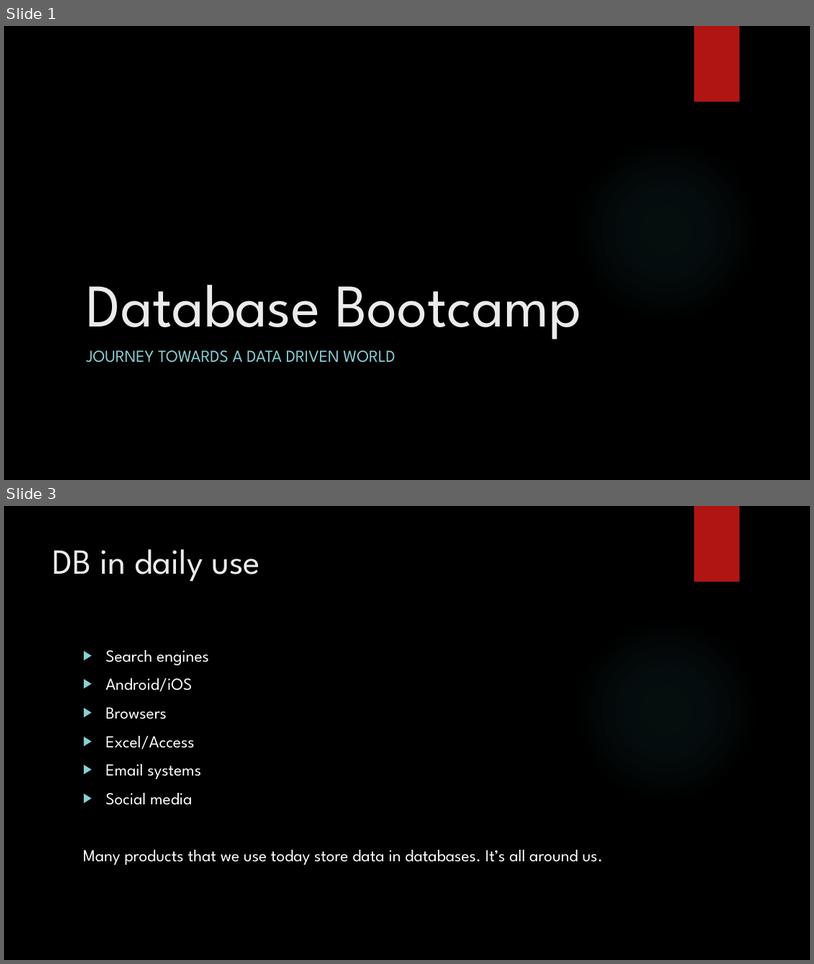
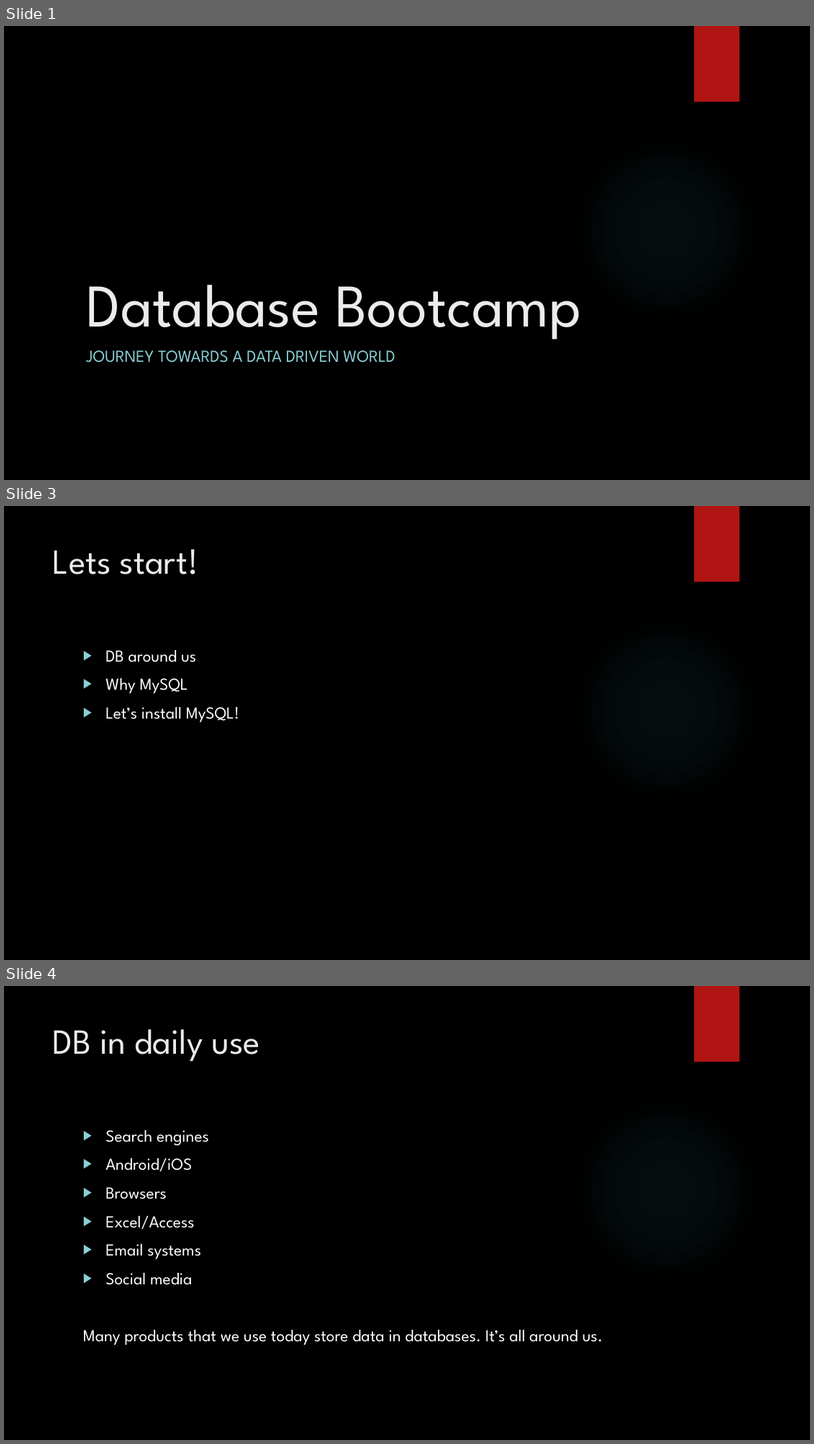
Before and after one commit to zedfoxus/database-bootcamp, a slide deck: Presentation/Database-Bootcamp-Presentation.pptx. Shown one above the other, each under a label of ours: slides 1 and 3 before the commit, slides 1, 3 and 4 after it; the slides between them are not shown. The pictures are 814x964 and 814x1444 pixels, drawn with LibreOffice and Linux fonts; fonts in the diff are those of the drawing; background and template pictures are left out. Boxes give left, top, right and bottom in pixels: in the first picture for what was removed or moved away, otherwise in the second. Text is boxed around its words. In the diff, an @@ line names an element or a change of style, - is before the commit and + after.

```diff
--- a/Presentation/Database-Bootcamp-Presentation.pptx
+++ b/Presentation/Database-Bootcamp-Presentation.pptx
@@ slide 3 added at bbox=[4, 506, 810, 960], background picture (left out); not listed: 2 template elements that a slide beside it also shows @@
@@ title added at bbox=[53, 549, 198, 574], 42 pt, text #EBEBEB @@
+Lets start!
@@ text added at bbox=[106, 650, 239, 722], 20 pt, text #FFFFFF @@
+▶ DB around us
+▶ Why MySQL
+▶ Let’s install MySQL!
@@ what was slide 3 is now slide 4 @@
```
Also in this commit, not shown: 2 slides changed, 1 other slide added.
